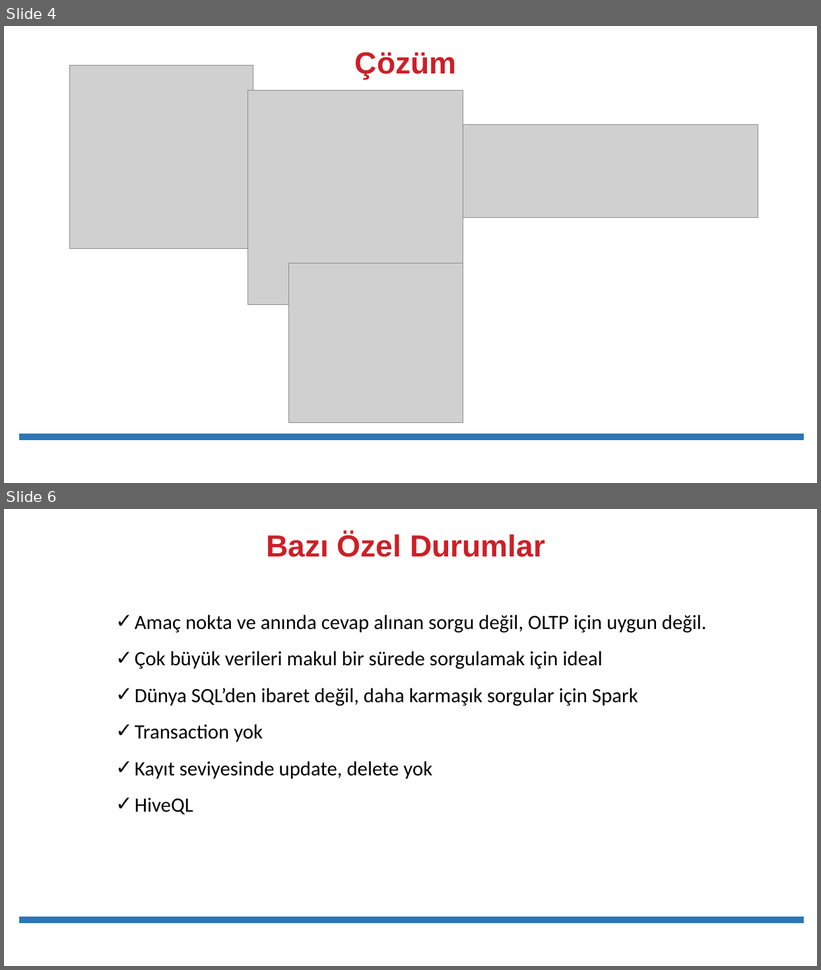
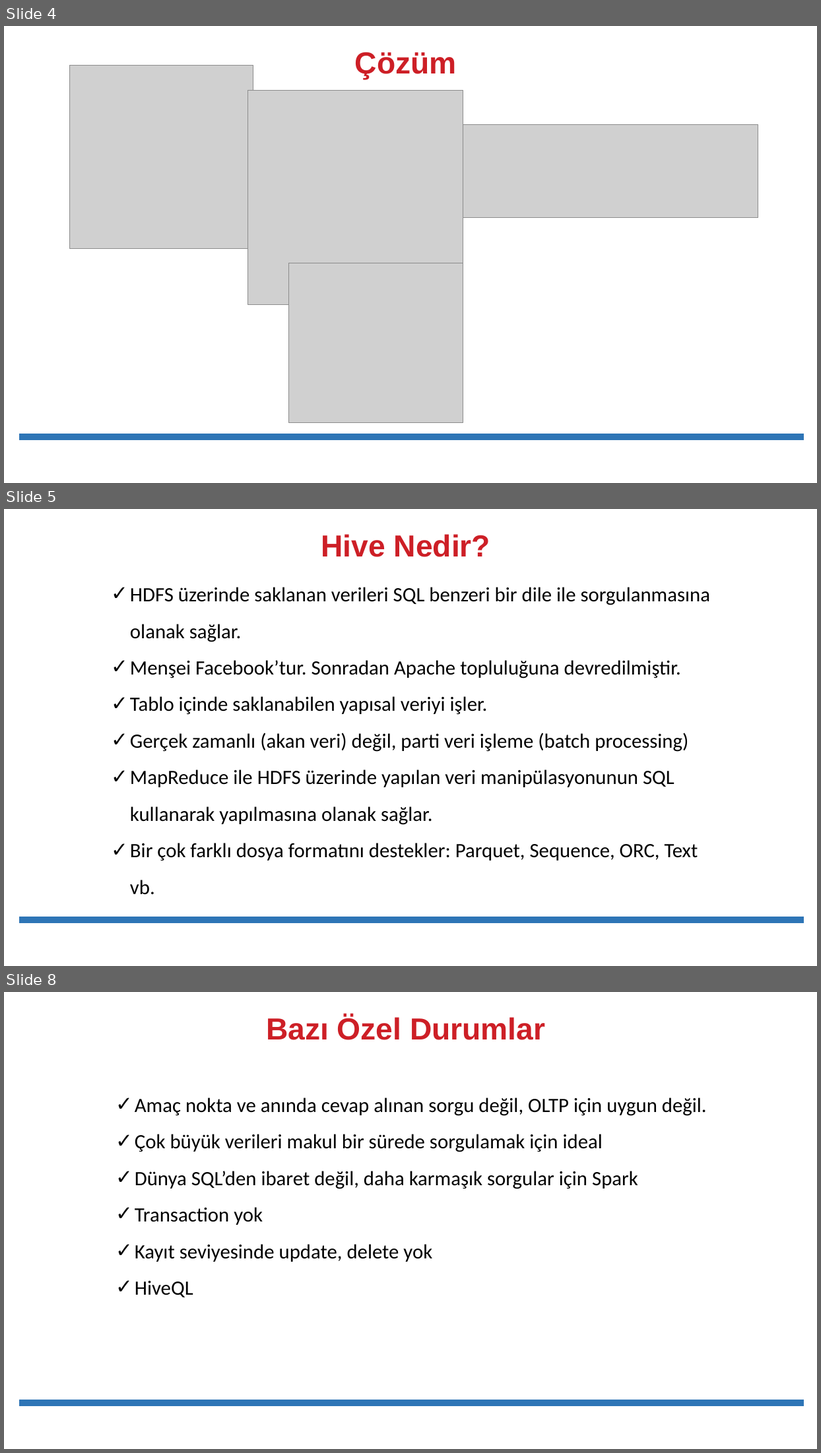
Before and after one commit to cengaarslan/hadoop-big-data, a slide deck: 04-Buyuk-Veri-Sorgulama/01_apache_hive_teori.pptx. Shown one above the other, each under a label of ours: slides 4 and 6 before the commit, slides 4, 5 and 8 after it; the slides between them are not shown. The pictures are 821x970 and 821x1453 pixels, drawn with LibreOffice and Linux fonts; fonts in the diff are those of the drawing; grey boxes stand for pictures. Boxes give left, top, right and bottom in pixels: in the first picture for what was removed or moved away, otherwise in the second. Text is boxed around its words. In the diff, an @@ line names an element or a change of style, - is before the commit and + after.

Commit message:
hive uygulama notları eklendi

```diff
--- a/04-Buyuk-Veri-Sorgulama/01_apache_hive_teori.pptx
+++ b/04-Buyuk-Veri-Sorgulama/01_apache_hive_teori.pptx
@@ slide 5 added at <box>4,509,817,966</box>, background #FFFFFF @@
@@ title added at <box>321,534,490,557</box>, 36 pt, text #CD1F26, bold @@
+Hive Nedir?
@@ text added at <box>130,587,711,895</box>, 24 pt, text #000000 @@
+✓ HDFS üzerinde saklanan verileri SQL benzeri bir dile ile sorgulanmasına olanak sağlar.
+✓ Menşei Facebook’tur. Sonradan Apache topluluğuna devredilmiştir.
+✓ Tablo içinde saklanabilen yapısal veriyi işler.
+✓ Gerçek zamanlı (akan veri) değil, parti veri işleme (batch processing)
+✓ MapReduce ile HDFS üzerinde yapılan veri manipülasyonunun SQL kullanarak yapılmasına olanak sağlar.
+✓ Bir çok farklı dosya formatını destekler: Parquet, Sequence, ORC, Text vb.
@@ line added from (19, 920) to (805, 920), #2E75B6 8 pt @@
@@ what was slide 6 is now slide 8 @@
```
Also in this commit, not shown: 2 slides changed, 1 other slide added, 6 other files.
